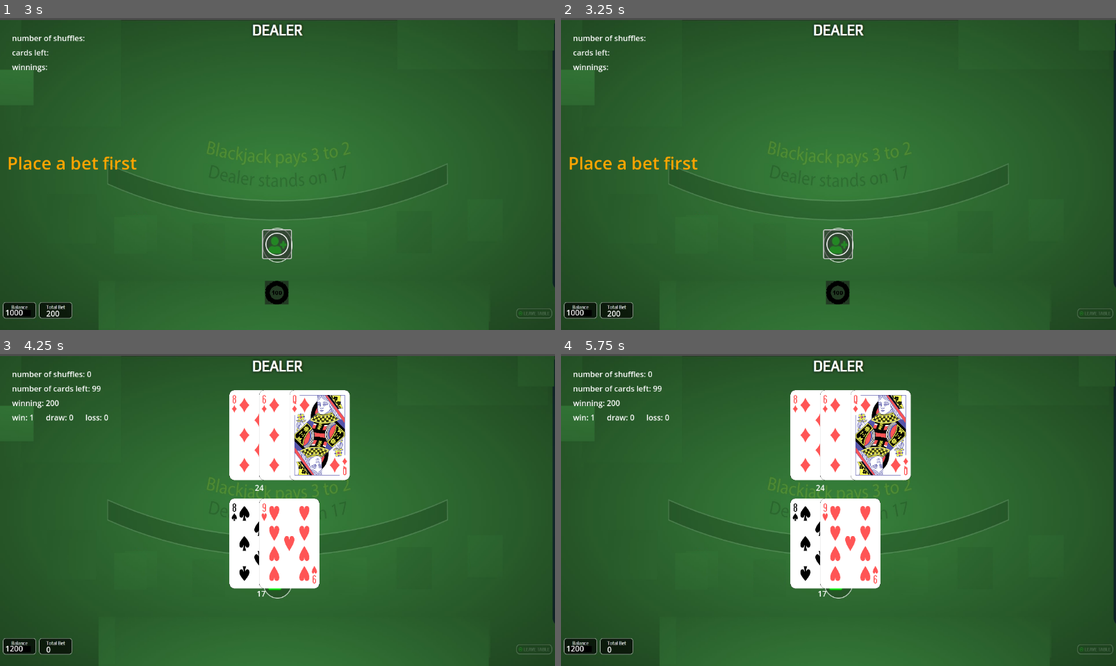
Above: before the commit, frames 1-4 (two rows, left to right).
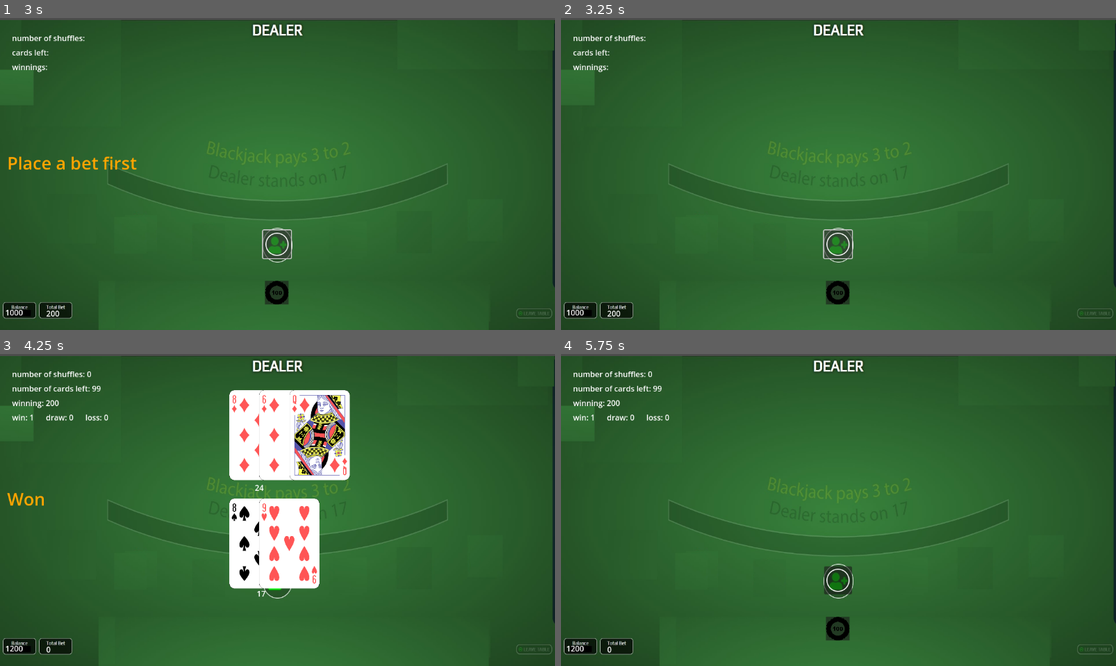
Above: after the commit, the same moments.

Repository: dooyoon/blackjack21-godot
Game: Godot game, scene res://main.tscn
The game is run twice, just before and just after one commit, with the same random seed, the same clock (stepped at 60 frames per second) and the same inputs.
Inputs (mouse positions are in pixels of both pictures, inside the frame that each line leads up to):
- Up to frame 1 (3 s): click (277, 245) at 0.5 s; click (277, 292) at 1.25 s; click (277, 292) at 2 s; click (277, 245) at 2.75 s
- Up to frame 2 (3.25 s): no input
- Up to frame 3 (4.25 s): click (177, 631) at 3.5 s
- Up to frame 4 (5.75 s): tap Enter at 5 s

Frame 1 is identical in both runs. In frame 2, 0.4% of the frame differs, in the area x 1-25%, y 44-49%; in frame 3, 0.1%; in frame 4, 11%, in the area x 41-64%, y 11-92%.

Commit message:
organize scene items into groups

Diff:
--- a/main.gd
+++ b/main.gd
@@ -11,6 +11,7 @@
 var isActive = players.player1
 var numberOfShuffles = 0
 var stats = {'win':0, 'draw': 0, 'loss':0}
+var deplayForNewHand = 2 # senconds
 
 enum players {dealer, player1, split, none}
 enum colors {RED, BLUE, CYAN, ORANGE, GRAY, YELLOW}
@@ -23,7 +24,7 @@
 	$Warning.add_theme_font_size_override("font_size", 36)
 	$Warning.add_theme_color_override('font_color',colors.keys()[colorIndex])
 
-	await get_tree().create_timer(3).timeout
+	await get_tree().create_timer(deplayForNewHand).timeout
 	$Warning.visible = false
 	updateMoney()
 
@@ -62,13 +63,14 @@
 	return card
 
 func _ready():
-	showButtons(actions.HIDE)
+	$Timer.wait_time = deplayForNewHand
+	showActions(actions.HIDE)
 	viewCenterX = get_viewport().size.x / 2
 	viewCenterY = get_viewport().size.y / 2
 
 	buildDeck()
-	$Balance.text = str(player1.balance)
-	$Bet.text = str(player1.bet[0])
+	$stats/Balance.text = str(player1.balance)
+	$stats/Bet.text = str(player1.bet[0])
 
 	$actions/Stand.pressed.connect(_stand_button_pressed)
 	$actions/Hit.pressed.connect(_hit_button_pressed)
@@ -81,7 +83,7 @@
 	$Timer.timeout.connect(resetTable)
 
 func resetTable():
-	showButtons(actions.HIDE)
+	showActions(actions.HIDE)
 	isActive = players.player1
 
 	dealer.hands.clear()
@@ -96,9 +98,9 @@
 	#player1.totalBet=0
 	#player1.totalWin=0
 
-	$totalDealer.visible = false
-	$totalPlayer.visible = false
-	$totalSplit.visible = false
+	$scores/totalDealer.visible = false
+	$scores/totalPlayer.visible = false
+	$scores/totalSplit.visible = false
 	$placeBet.visible = true
 
 	for card in dealtCardsImg:
@@ -169,17 +171,17 @@
 		players.player1:
 			getImg(players.player1, card, player1.hands.size())
 			player1.hands.append(card)
-			if player1.hands.size() > 2: showButtons(actions.DOUBLE_OFF)
+			showDoubleSplit(player1.hands)
 
 		players.split:
 			player1.split.append(card)
 			getImg(players.split, card, player1.split.size())
-			if player1.hands.size() > 2: showButtons(actions.DOUBLE_OFF)
+			showDoubleSplit(player1.hands)
 
 	deck.pop_at(index)
 
-	$totalDealer.visible = true
-	$totalPlayer.visible = true
+	$scores/totalDealer.visible = true
+	$scores/totalPlayer.visible = true
 	updateTotal()
 
 func getHandScore(hand):
@@ -212,14 +214,14 @@
 	return false
 
 func updateMoney():
-	$Balance.text = str(player1.balance)
-	$Bet.text = str(player1.bet[0])
+	$stats/Balance.text = str(player1.balance)
+	$stats/Bet.text = str(player1.bet[0])
 
 func updateTotal():
-	$totalPlayer.text = str(getHandScore(player1.hands))
-	$totalDealer.text = str(getHandScore(dealer.hands))
+	$scores/totalPlayer.text = str(getHandScore(player1.hands))
+	$scores/totalDealer.text = str(getHandScore(dealer.hands))
 	if (player1.split.size() > 0):
-		$totalSplit.text = str(getHandScore(player1.split))
+		$scores/totalSplit.text = str(getHandScore(player1.split))
 
 	#stats:
 	$stats/cardsRemaining.text = 'number of cards left: %s' % str(deck.size())
@@ -228,7 +230,7 @@
 	$sound/chip.play()
 	await $sound/chip.finished
 
-func showButtons(show):
+func showActions(show):
 	match show:
 		actions.SHOW:
 			$actions/Stand.visible = true
@@ -251,8 +253,15 @@
 			$actions/Split.visible = false
 			$actions/Insurance.visible = false
 
+func showDoubleSplit(hand):
+	if hand.size() == 2:
+		if hand[0].score == hand[1].score: showActions(actions.SPLIT)
+	if hand.size() > 2:
+		showActions(actions.DOUBLE_OFF)
+		showActions(actions.SPLIT_OFF)
+
 func dealersTurn():
-	showButtons(actions.HIDE)
+	showActions(actions.HIDE)
 	isActive = players.dealer
 
 	dealer.hands[1].hidden = false
@@ -330,9 +339,9 @@
 
 	if isActive == players.none:
 		playsound()
-		$Balance.text = str(player1.balance)
+		$stats/Balance.text = str(player1.balance)
 		player1.bet = [0]
-		$Bet.text = str(player1.bet[0])
+		$stats/Bet.text = str(player1.bet[0])
 
 		$Timer.start()
 
@@ -341,7 +350,6 @@
 		$stats/totalWinnning.text = 'winning: %s' % str(player1.totalWin - player1.totalBet)
 		#$stats/winLoss.text = 'win: '+ str(stats.win) + '\tdraw: ' + str(stats.draw) + '\tloss: ' + str(stats.loss)
 		$stats/winLoss.text = 'win: %d %4s draw: %d %4s loss: %d' % [stats.win,'', stats.draw,'', stats.loss]
-
 
 func _placeBet_button_pressed():
 
@@ -353,7 +361,7 @@
 		player1.totalBet += player1.bet[0]
 		updateMoney()
 		dealInitialCards()
-		showButtons(actions.SHOW)
+		showActions(actions.SHOW)
 	else:
 		message('Place a bet first',colors.ORANGE)
 
@@ -368,12 +376,13 @@
 func nextTurn():
 	if player1.split.size() > 0 && isActive != players.split:
 		isActive = players.split
-		$totalPlayer.add_theme_color_override('font_color','WHITE')
-		$totalSplit.add_theme_color_override('font_color','RED')
+		$scores/totalPlayer.add_theme_color_override('font_color','WHITE')
+		$scores/totalSplit.add_theme_color_override('font_color','RED')
+		dealCard(isActive, null)
 		updateTotal()
 	elif isActive == players.split:
 		isActive = players.dealer
-		$totalSplit.add_theme_color_override('font_color','WHITE')
+		$scores/totalSplit.add_theme_color_override('font_color','WHITE')
 	else:
 		isActive = players.dealer
 
@@ -431,8 +440,8 @@
 	message("Split",colors.RED)
 	player1.split.append(player1.hands[1])
 	player1.hands.pop_back()
-	$totalSplit.visible = true
-	$totalPlayer.add_theme_color_override('font_color','RED')
+	$scores/totalSplit.visible = true
+	$scores/totalPlayer.add_theme_color_override('font_color','RED')
 	remove_child(dealtCardsImg[player1.split[0].imageIndex])
 
 	getImg(players.split,player1.split[0],player1.split.size())
@@ -497,7 +506,7 @@
 	var texture = ImageTexture.create_from_image(image)
 	tempCard.image.texture = texture
 
-	$totalDealer.text = str(getHandScore(dealer.hands))
+	$scores/totalDealer.text = str(getHandScore(dealer.hands))
 
 func loadBackground():
 	var background = TextureRect.new()
--- a/main.tscn
+++ b/main.tscn
@@ -21,12 +21,6 @@
 [node name="Main" type="Node"]
 script = ExtResource("1_7mycd")
 
-[node name="sound" type="Node" parent="."]
-
-[node name="chip" type="AudioStreamPlayer2D" parent="sound"]
-position = Vector2(799, 268)
-stream = ExtResource("2_kek77")
-
 [node name="Background" type="TextureRect" parent="."]
 z_index = -1
 z_as_relative = false
@@ -55,170 +49,178 @@
 action_mode = 0
 icon = ExtResource("2_5vw27")
 
-[node name="Balance" type="Label" parent="."]
+[node name="Warning" type="Label" parent="."]
+visible = false
+offset_left = 15.0
+offset_top = 276.0
+offset_right = 404.0
+offset_bottom = 363.0
+theme_override_font_sizes/font_size = 36
+script = SubResource("GDScript_kek77")
+
+[node name="Timer" type="Timer" parent="."]
+wait_time = 3.0
+
+[node name="actions" type="Node" parent="."]
+
+[node name="Stand" type="Button" parent="actions"]
+anchors_preset = -1
+anchor_left = 0.1
+anchor_top = 0.718
+anchor_right = 0.2
+anchor_bottom = 0.718
+offset_left = 224.8
+offset_top = 84.7361
+offset_right = 733.6
+offset_bottom = 604.736
+grow_horizontal = 2
+grow_vertical = 2
+scale = Vector2(0.1, 0.1)
+theme_override_font_sizes/font_size = 36
+action_mode = 0
+icon = ExtResource("1_lquwl")
+
+[node name="Hit" type="Button" parent="actions"]
+anchors_preset = -1
+anchor_left = 0.1
+anchor_top = 0.718
+anchor_right = 0.2
+anchor_bottom = 0.718
+offset_left = 357.8
+offset_top = 81.7361
+offset_right = 820.6
+offset_bottom = 674.736
+grow_horizontal = 2
+grow_vertical = 2
+scale = Vector2(0.1, 0.1)
+theme_override_font_sizes/font_size = 36
+action_mode = 0
+icon = ExtResource("2_7mycd")
+
+[node name="Double" type="Button" parent="actions"]
+anchors_preset = -1
+anchor_left = 0.1
+anchor_top = 0.718
+anchor_right = 0.2
+anchor_bottom = 0.718
+offset_left = 580.8
+offset_top = 89.736
+offset_right = 1049.6
+offset_bottom = 609.736
+grow_horizontal = 2
+grow_vertical = 2
+scale = Vector2(0.1, 0.1)
+theme_override_font_sizes/font_size = 36
+action_mode = 0
+icon = ExtResource("3_272bh")
+
+[node name="Split" type="Button" parent="actions"]
+anchors_preset = -1
+anchor_left = 0.1
+anchor_top = 0.718
+anchor_right = 0.2
+anchor_bottom = 0.718
+offset_left = 757.8
+offset_top = 84.7361
+offset_right = 1242.6
+offset_bottom = 604.736
+grow_horizontal = 2
+grow_vertical = 2
+rotation = 1.5708
+scale = Vector2(0.1, 0.1)
+theme_override_font_sizes/font_size = 36
+action_mode = 0
+icon = ExtResource("4_5vw27")
+
+[node name="Insurance" type="Button" parent="actions"]
+visible = false
+anchors_preset = -1
+anchor_left = 0.1
+anchor_top = 0.718
+anchor_right = 0.2
+anchor_bottom = 0.718
+offset_left = 284.8
+offset_top = -65.264
+offset_right = 561.6
+offset_bottom = 454.736
+grow_horizontal = 2
+grow_vertical = 2
+scale = Vector2(0.15, 0.15)
+theme_override_font_sizes/font_size = 36
+icon = ExtResource("5_kek77")
+icon_alignment = 1
+
+[node name="scores" type="Node" parent="."]
+
+[node name="totalDealer" type="Label" parent="scores"]
+visible = false
+offset_left = 529.0
+offset_top = 266.0
+offset_right = 569.0
+offset_bottom = 294.0
+text = "0"
+
+[node name="totalPlayer" type="Label" parent="scores"]
+visible = false
+offset_left = 533.0
+offset_top = 486.0
+offset_right = 573.0
+offset_bottom = 509.0
+text = "0"
+
+[node name="totalSplit" type="Label" parent="scores"]
+visible = false
+offset_left = 277.0
+offset_top = 486.0
+offset_right = 317.0
+offset_bottom = 509.0
+text = "0"
+
+[node name="sound" type="Node" parent="."]
+
+[node name="chip" type="AudioStreamPlayer2D" parent="sound"]
+position = Vector2(799, 268)
+stream = ExtResource("2_kek77")
+
+[node name="stats" type="Node" parent="."]
+
+[node name="numberOfShuffles" type="Label" parent="stats"]
+offset_left = 25.0
+offset_top = 30.0
+offset_right = 102.0
+offset_bottom = 53.0
+text = "number of shuffles:"
+
+[node name="cardsRemaining" type="Label" parent="stats"]
+offset_left = 25.0
+offset_top = 60.0
+offset_right = 102.0
+offset_bottom = 83.0
+text = "cards left:"
+
+[node name="totalWinnning" type="Label" parent="stats"]
+offset_left = 25.0
+offset_top = 90.0
+offset_right = 103.0
+offset_bottom = 113.0
+text = "winnings: "
+
+[node name="winLoss" type="Label" parent="stats"]
+offset_left = 25.0
+offset_top = 120.0
+offset_right = 65.0
+offset_bottom = 143.0
+
+[node name="Bet" type="Label" parent="stats"]
+offset_left = 96.0
+offset_top = 602.0
+offset_right = 136.0
+offset_bottom = 625.0
+text = "Bet"
+
+[node name="Balance" type="Label" parent="stats"]
 offset_left = 11.0
 offset_top = 600.0
 offset_right = 72.0
 offset_bottom = 623.0
 text = "Balance"
-
-[node name="Bet" type="Label" parent="."]
-offset_left = 96.0
-offset_top = 602.0
-offset_right = 136.0
-offset_bottom = 625.0
-text = "Bet"
-
-[node name="totalDealer" type="Label" parent="."]
-visible = false
-offset_left = 529.0
-offset_top = 266.0
-offset_right = 569.0
-offset_bottom = 294.0
-text = "0"
-
-[node name="totalPlayer" type="Label" parent="."]
-visible = false
-offset_left = 533.0
-offset_top = 486.0
-offset_right = 573.0
-offset_bottom = 509.0
-text = "0"
-
-[node name="totalSplit" type="Label" parent="."]
-visible = false
-offset_left = 277.0
-offset_top = 486.0
-offset_right = 317.0
-offset_bottom = 509.0
-text = "0"
-
-[node name="Timer" type="Timer" parent="."]
-wait_time = 3.0
-
-[node name="actions" type="Node" parent="."]
-
-[node name="Stand" type="Button" parent="actions"]
-anchors_preset = -1
-anchor_left = 0.1
-anchor_top = 0.718
-anchor_right = 0.2
-anchor_bottom = 0.718
-offset_left = 224.8
-offset_top = 84.7361
-offset_right = 733.6
-offset_bottom = 604.736
-grow_horizontal = 2
-grow_vertical = 2
-scale = Vector2(0.1, 0.1)
-theme_override_font_sizes/font_size = 36
-action_mode = 0
-icon = ExtResource("1_lquwl")
-
-[node name="Hit" type="Button" parent="actions"]
-anchors_preset = -1
-anchor_left = 0.1
-anchor_top = 0.718
-anchor_right = 0.2
-anchor_bottom = 0.718
-offset_left = 357.8
-offset_top = 81.7361
-offset_right = 820.6
-offset_bottom = 674.736
-grow_horizontal = 2
-grow_vertical = 2
-scale = Vector2(0.1, 0.1)
-theme_override_font_sizes/font_size = 36
-action_mode = 0
-icon = ExtResource("2_7mycd")
-
-[node name="Double" type="Button" parent="actions"]
-anchors_preset = -1
-anchor_left = 0.1
-anchor_top = 0.718
-anchor_right = 0.2
-anchor_bottom = 0.718
-offset_left = 580.8
-offset_top = 89.736
-offset_right = 1049.6
-offset_bottom = 609.736
-grow_horizontal = 2
-grow_vertical = 2
-scale = Vector2(0.1, 0.1)
-theme_override_font_sizes/font_size = 36
-action_mode = 0
-icon = ExtResource("3_272bh")
-
-[node name="Split" type="Button" parent="actions"]
-anchors_preset = -1
-anchor_left = 0.1
-anchor_top = 0.718
-anchor_right = 0.2
-anchor_bottom = 0.718
-offset_left = 757.8
-offset_top = 84.7361
-offset_right = 1242.6
-offset_bottom = 604.736
-grow_horizontal = 2
-grow_vertical = 2
-rotation = 1.5708
-scale = Vector2(0.1, 0.1)
-theme_override_font_sizes/font_size = 36
-action_mode = 0
-icon = ExtResource("4_5vw27")
-
-[node name="Insurance" type="Button" parent="actions"]
-visible = false
-anchors_preset = -1
-anchor_left = 0.1
-anchor_top = 0.718
-anchor_right = 0.2
-anchor_bottom = 0.718
-offset_left = 284.8
-offset_top = -65.264
-offset_right = 561.6
-offset_bottom = 454.736
-grow_horizontal = 2
-grow_vertical = 2
-scale = Vector2(0.15, 0.15)
-theme_override_font_sizes/font_size = 36
-icon = ExtResource("5_kek77")
-icon_alignment = 1
-
-[node name="Warning" type="Label" parent="."]
-visible = false
-offset_left = 15.0
-offset_top = 276.0
-offset_right = 404.0
-offset_bottom = 363.0
-theme_override_font_sizes/font_size = 36
-script = SubResource("GDScript_kek77")
-
-[node name="stats" type="Node" parent="."]
-
-[node name="numberOfShuffles" type="Label" parent="stats"]
-offset_left = 25.0
-offset_top = 30.0
-offset_right = 102.0
-offset_bottom = 53.0
-text = "number of shuffles:"
-
-[node name="cardsRemaining" type="Label" parent="stats"]
-offset_left = 25.0
-offset_top = 60.0
-offset_right = 102.0
-offset_bottom = 83.0
-text = "cards left:"
-
-[node name="totalWinnning" type="Label" parent="stats"]
-offset_left = 25.0
-offset_top = 90.0
-offset_right = 103.0
-offset_bottom = 113.0
-text = "winnings: "
-
-[node name="winLoss" type="Label" parent="stats"]
-offset_left = 25.0
-offset_top = 120.0
-offset_right = 65.0
-offset_bottom = 143.0
